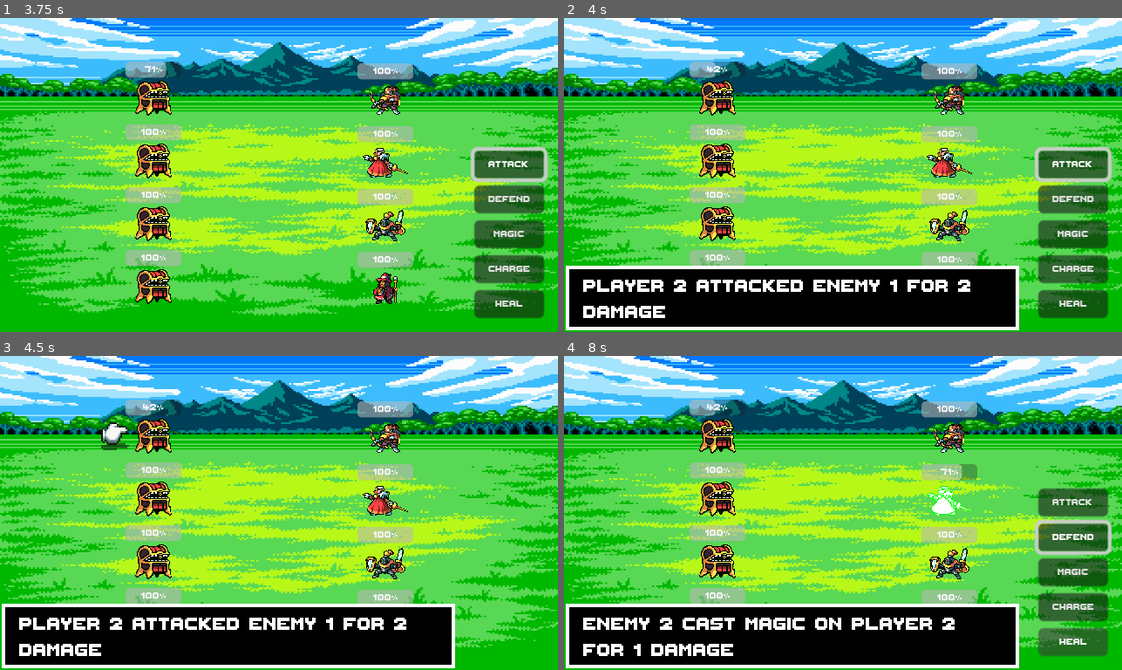
Above: before the commit, frames 1-4 (two rows, left to right).
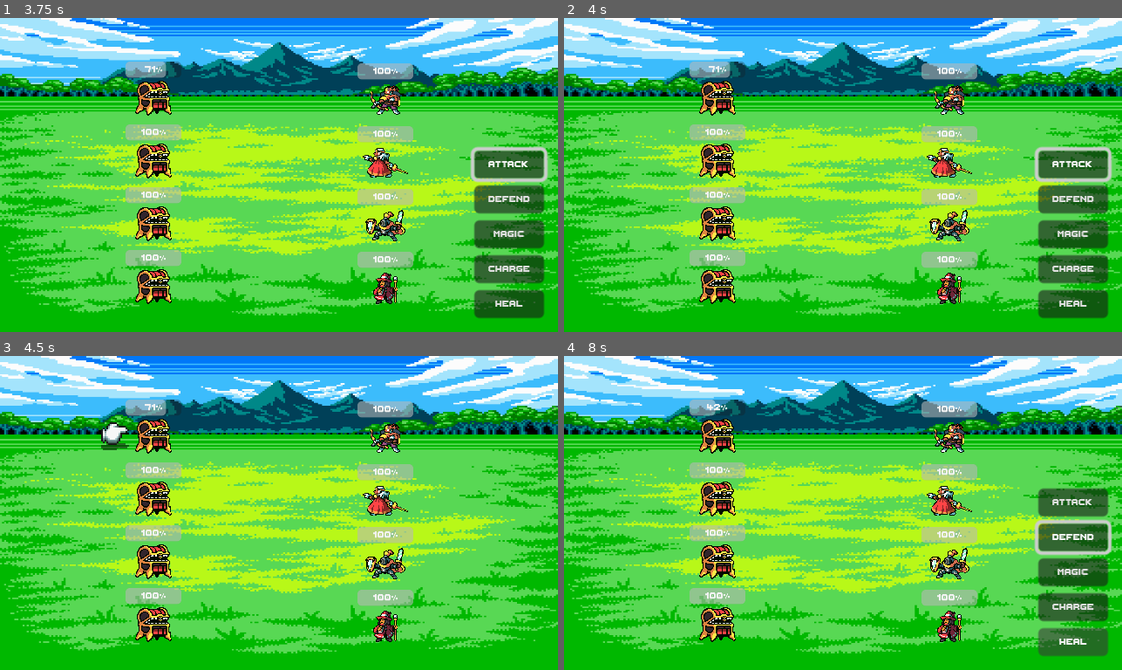
Above: after the commit, the same moments.

Repository: waleedlugod/jrpg
Game: Godot game, scene res://scenes/battle_scene.tscn
Two runs of this game, one before a commit and one after it. Both use one fixed random seed, a clock stepped at 60 frames per second and the inputs below.
Inputs:
- Up to frame 1 (3.75 s): click "Attack" at 0.5 s; tap Enter (ui_accept) at 1.25, 1.52, 2, 2.27, 3.5 s; hold Up (ui_up) 1.28-2.03 s; hold Down (ui_down) 2.03-2.75 s; click "Defend" at 2.75 s; hold Up (ui_up) from 3.53 s (still down)
- Up to frame 2 (4 s): keep holding Up (ui_up)
- Up to frame 3 (4.5 s): release Up (ui_up) at 4.25 s; click "Magic" at 4.25 s
- Up to frame 4 (8 s): hold Up (ui_up) 5.03-5.75 s; tap Enter (ui_accept) at 5.27, 7.25, 7.52 s; click "Charge" at 5.75 s; click "Heal" at 6.5 s; hold Down (ui_down) from 7.28 s (still down)

Frame 1 is identical in both runs. In frame 2, 17% of the frame differs, in the area x 0-82%, y 13-100%; in frame 3, 17%; in frame 4, 17%, in the area x 0-82%, y 34-100%.

Commit message:
increase timer

Diff:
--- a/scripts/battle_scene.gd
+++ b/scripts/battle_scene.gd
@@ -97,7 +97,7 @@
 				target_player.health = min(target_player.MAX_HEALTH, target_player.health + healing_amount)
 				display_text("%s healed for %d HP" % [target_player.character_name, healing_amount])
 				print("Healed player " + str(action.target) + " for " + str(healing_amount) + " HP")
-		await get_tree().create_timer(1).timeout
+		await get_tree().create_timer(2).timeout
 
 
 	# enemy action phase
@@ -117,7 +117,7 @@
 			"magic":
 				playerGroup.handle_damage(action.target, rng.randi_range(1, 5))
 				display_text("%s cast magic on %s for %d damage" % [enemy.character_name, players[action.target].character_name, rng.randi_range(1, 5)])
-		await get_tree().create_timer(1).timeout
+		await get_tree().create_timer(2).timeout
 
 	end_battle_sequence()
 
